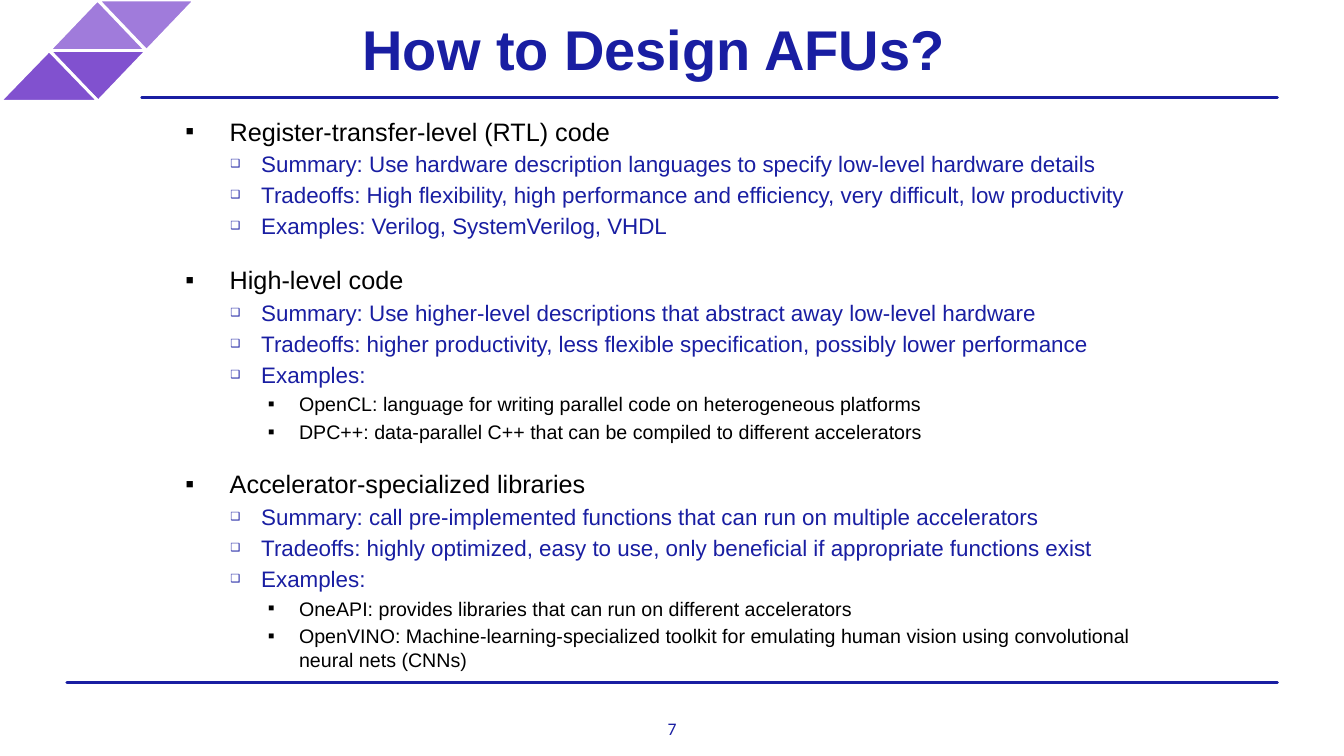
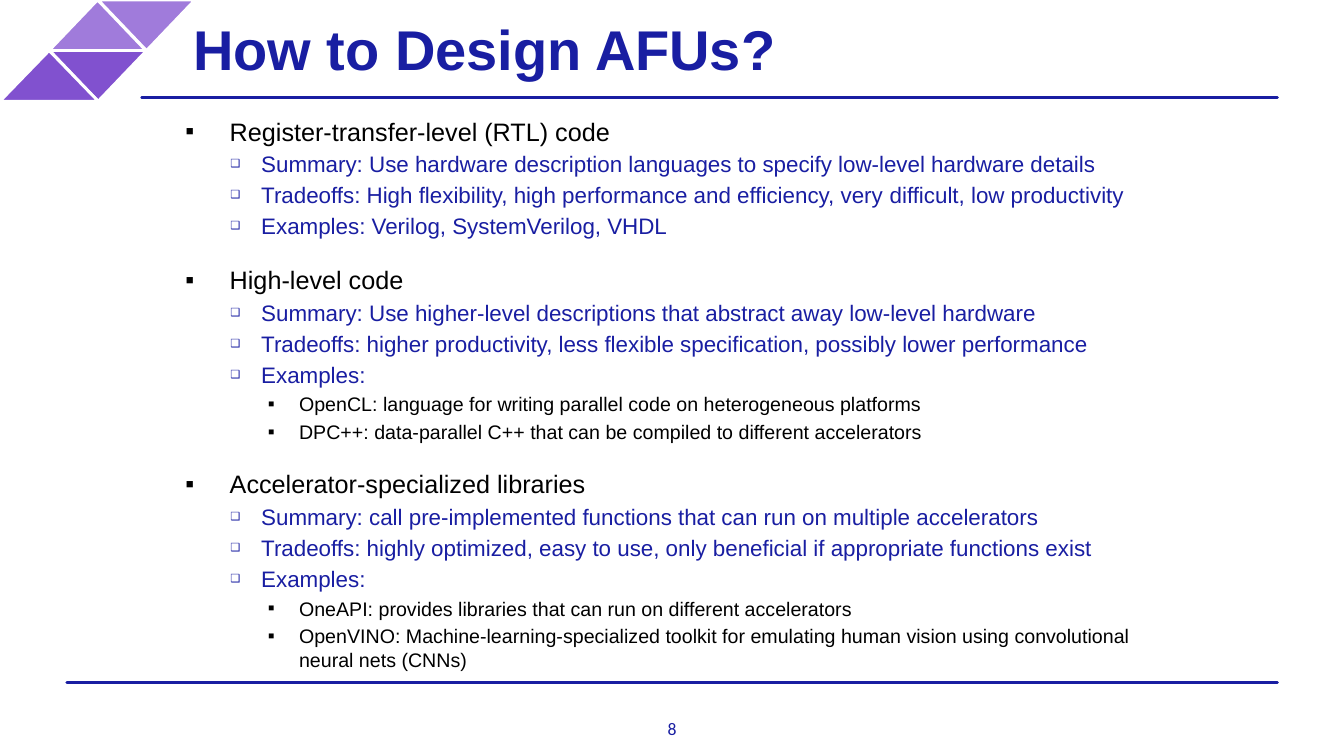
Before and after one commit to ARC-Lab-UF/intel-training-modules, a slide deck: slide 8 of intel_pac_overview.pptx (slide 7 before the commit). Drawn at 1344x756 pixels with LibreOffice and Linux fonts; fonts in the diff are those of the drawing; background and template pictures are left out. Boxes give left, top, right and bottom in pixels: in the first picture for what was removed or moved away, otherwise in the second. Text is boxed around its words. In the diff, an @@ line names an element or a change of style, - is before the commit and + after.

```diff
--- a/intel_pac_overview.pptx
+++ b/intel_pac_overview.pptx
@@ title "How to Design AFUs?": place and size @@
-title "How to Design AFUs?" at <box>362,29,944,79</box>
+title "How to Design AFUs?" at <box>193,29,775,79</box>
@@ page number at <box>668,723,677,735</box>: text changed @@
-7
+8
```
Also in this commit, not shown: 6 other slides changed, 1 slide added.
